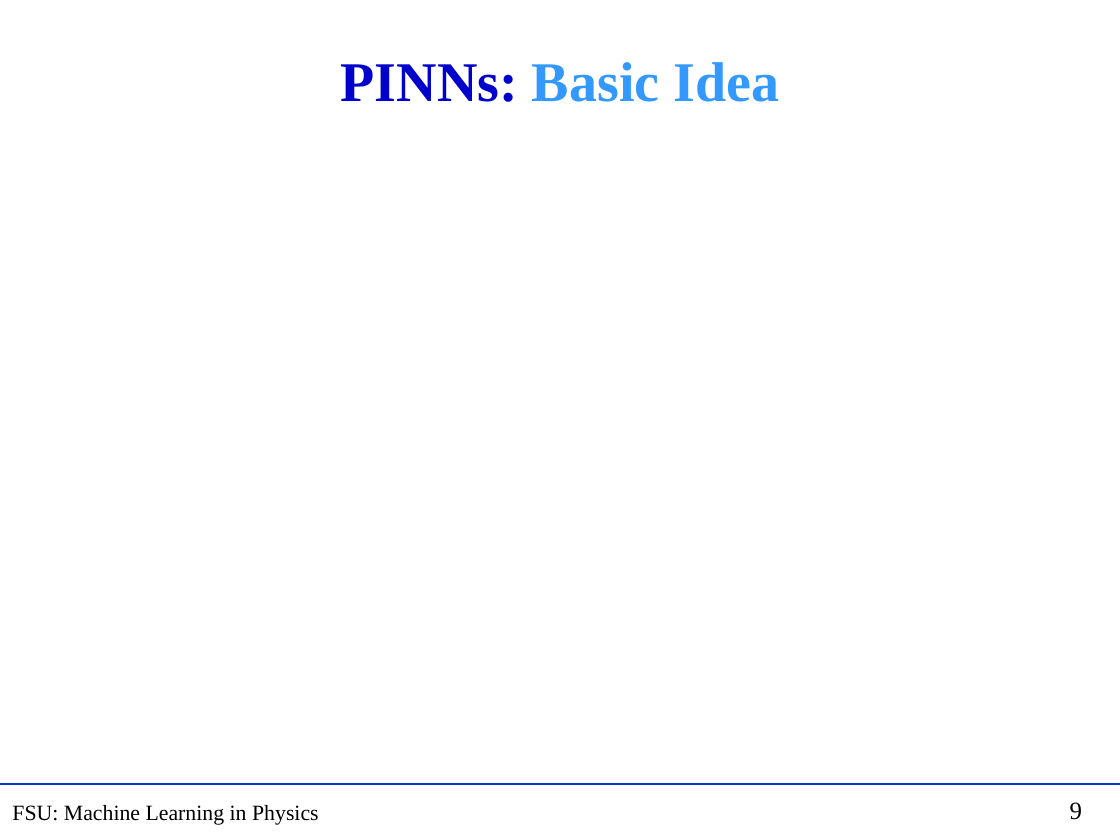
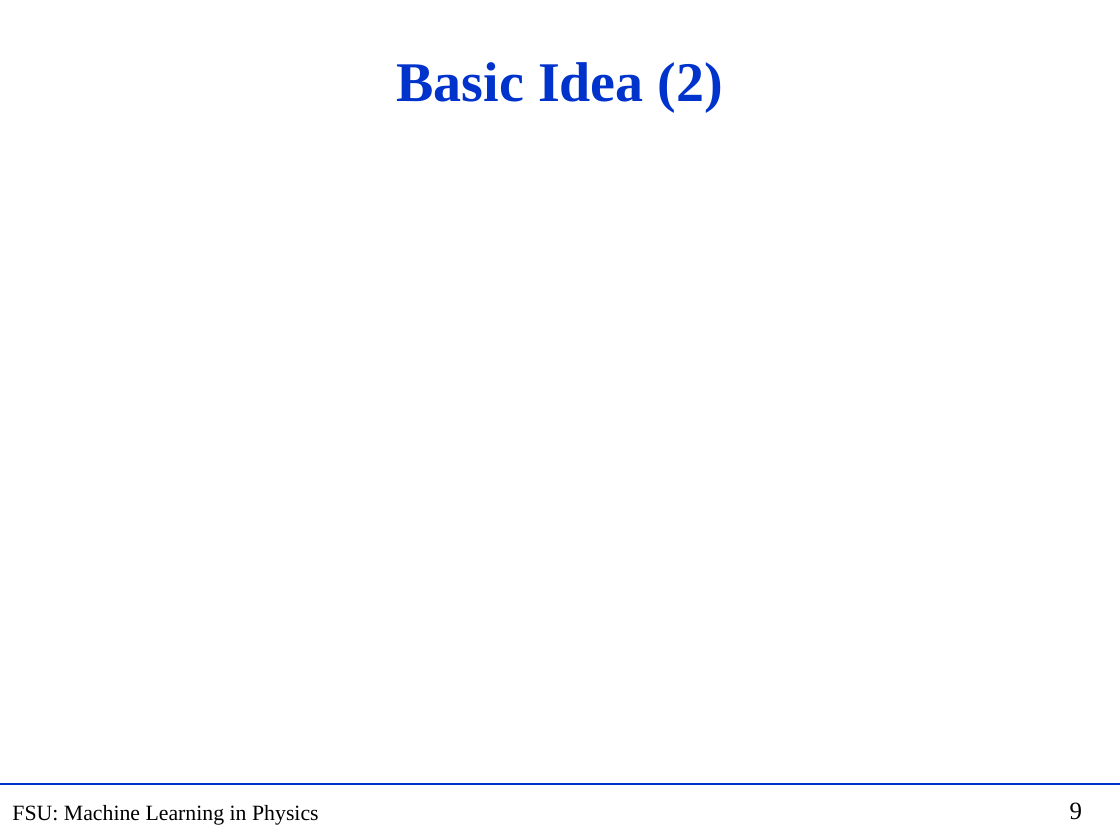
Before and after one commit to hbprosper/mlinphysics, a slide deck: slide 9 of Lectures/03.PINN/Lecture_PINN.pptx. Drawn at 1120x840 pixels with LibreOffice and Linux fonts; fonts in the diff are those of the drawing; grey boxes stand for pictures. Boxes give left, top, right and bottom in pixels: in the first picture for what was removed or moved away, otherwise in the second. Text is boxed around its words. In the diff, an @@ line names an element or a change of style, - is before the commit and + after.

```diff
--- a/Lectures/03.PINN/Lecture_PINN.pptx
+++ b/Lectures/03.PINN/Lecture_PINN.pptx
@@ title at (397, 62, 723, 112): text changed; text colour #3399FF to #0033CC @@
-PINNs: Basic Idea
+Basic Idea (2)
```
Also in this commit, not shown: 6 other slides changed, 1 slide added, 4 slides removed, 14 other files.
